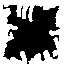
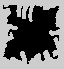
Comparing the layer stacks of the two w=64, h=69 images. Changes:
painted on "Layer" over (x1=0, y1=0, x2=64, y2=69)
